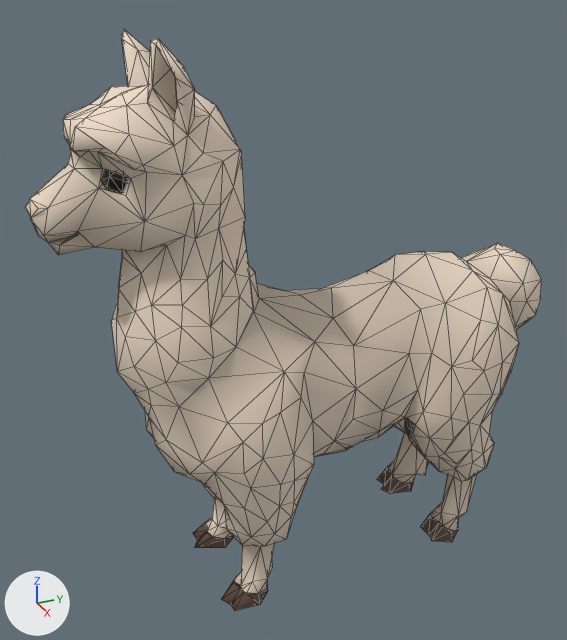
The glTF model assets/models/animal_part/llama/HOOFBEAT_Llama_Ranch.glb, before and after one commit.
The view is the same before and after, from a 50 mm camera at (3.34, -1.76, 3.16) aimed at (-0.08, -0.22, 1.45). Arrows for +X, +Y and +Z are at lower left; the lights stay in place. The first picture is the older version. Mesh edges are drawn as thin lines. Vertices at exactly the same position are counted once.

Before the edit, the objects in view are built like this:
```python
mat_llama_wool = bpy.data.materials.new('Llama_Wool')
mat_llama_wool.use_nodes = True; mat_llama_wool.node_tree.nodes.clear()
_N = mat_llama_wool.node_tree.nodes; _L = mat_llama_wool.node_tree.links
n0 = _N.new('ShaderNodeBsdfPrincipled'); n0.name = 'Principled BSDF'
n0.inputs[2].default_value = 0.8  # 'Roughness'
n1 = _N.new('ShaderNodeOutputMaterial'); n1.name = 'Material Output'
n2 = _N.new('ShaderNodeMix'); n2.name = 'Mix'
n2.data_type = 'RGBA'
n2.blend_type = 'MULTIPLY'
n2.inputs[0].default_value = 1.0  # 'Factor'
n2.inputs[7].default_value = (0.88, 0.738, 0.597, 1.0)  # 'B', pale yellow #f1dfcb
n3 = _N.new('ShaderNodeVertexColor'); n3.name = 'Color Attribute'
_L.new(n0.outputs[0], n1.inputs[0])  # 'BSDF' to 'Surface'
_L.new(n2.outputs[2], n0.inputs[0])  # 'Result' to 'Base Color'
_L.new(n3.outputs[0], n2.inputs[6])  # 'Color' to 'A'
me_llamabody = bpy.data.meshes.new('LlamaBody')
me_llamabody.from_pydata(...)  # 650 vertices, 1250 faces; spans x -0.54..0.54, y -1.43..1.35, z 0.03..2.89
me_llamabody.materials.append(mat_llama_wool)
me_llamahooves = bpy.data.meshes.new('LlamaHooves')
me_llamahooves.from_pydata(...)  # 69 vertices, 90 faces; spans x -0.36..0.37, y -0.73..0.79, z 0.0..0.12
me_llamahooves.materials.append(mat_llama_hoof)
ob_llamabody = bpy.data.objects.new('LlamaBody', me_llamabody)
ob_llamabody.location = (0.0, 0.0, 0.0)
ob_llamahooves = bpy.data.objects.new('LlamaHooves', me_llamahooves)
ob_llamahooves.location = (0.0, 0.0, 0.0)
```
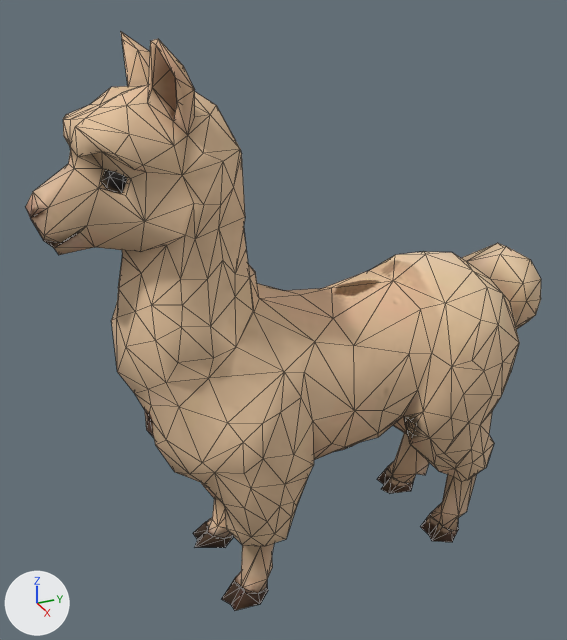
Pixel boxes [x1, y1, x2, y2] of what changed, in the pictures (567 x 640 px; the box of a moved part takes in the faces that stretch with it):
```json
{"object": "LlamaBody", "change": "surface changed, reshaped", "before": [26, 29, 541, 594], "after": [26, 32, 541, 594]}
{"object": "LlamaHooves", "change": "surface changed, recoloured", "before": [193, 468, 459, 610], "after": [193, 468, 459, 610]}
{"part": 1, "of": "me_llamabody", "change": "moved or reshaped", "before": [26, 29, 535, 594], "after": [26, 32, 535, 594]}
{"part": 2, "of": "me_llamabody", "change": "recoloured", "before": [119, 251, 487, 474], "after": [119, 251, 487, 474]}
```

Scene script edits in JSON lines:
```json
{"op": "add", "block": "img_skin", "code": ["img_skin = load_image('skin', '_unpacked/skin', 512, 512, 'sRGB')"]}
{"block": "mat_llama_wool", "where": "n2 = _N.new('ShaderNodeMix'); n2.name = 'Mix'"}
{"op": "remove", "block": "mat_llama_wool", "code": "n2.inputs[7].default_value = (0.88, 0.738, 0.597, 1.0)  # 'B', pale yellow #f1dfcb"}
{"op": "add", "block": "mat_llama_wool", "code": "n4 = _N.new('ShaderNodeTexImage'); n4.name = 'Image Texture'"}
{"op": "add", "block": "mat_llama_wool", "code": "n4.image = img_skin"}
{"block": "mat_llama_wool", "where": "n3 = _N.new('ShaderNodeVertexColor'); n3.name = 'Color Attribute'"}
{"op": "remove", "block": "mat_llama_wool", "code": "_L.new(n3.outputs[0], n2.inputs[6])  # 'Color' to 'A'"}
{"op": "add", "block": "mat_llama_wool", "code": "_L.new(n3.outputs[0], n2.inputs[7])  # 'Color' to 'B'"}
{"op": "add", "block": "mat_llama_wool", "code": "_L.new(n4.outputs[0], n2.inputs[6])  # 'Color' to 'A'"}
{"block": "me_llamabody", "where": "# used by ob_llamabody; location = (0.0, 0.0, 0.0)"}
{"op": "remove", "block": "me_llamabody", "code": "me_llamabody.from_pydata(...)  # 650 vertices, 1250 faces; spans x -0.54..0.54, y -1.43..1.35, z 0.03..2.89"}
{"op": "add", "block": "me_llamabody", "code": "me_llamabody.from_pydata(...)  # 635 vertices, 1249 faces; spans x -0.54..0.54, y -1.43..1.35, z 0.03..2.89"}
{"block": "me_llamabody", "change": "me_llamabody part 1"}
{"block": "me_llamabody", "change": "71 vertices are removed from x -0.5..0.53, y -1.41..1.23, z 0.09..2.89"}
{"block": "me_llamabody", "change": "290 faces are deleted"}
{"block": "me_llamabody", "change": "1 vertex moves from x -0.1, y -1.32, z 2.08 to x -0.05, y -1.36, z 2.06"}
{"block": "me_llamabody", "change": "56 vertices are added at x -0.5..0.51, y -1.39..1.22, z 0.1..2.88"}
{"block": "me_llamabody", "change": "289 new faces join them"}
{"block": "me_llamabody", "change": "me_llamabody part 2: 219 kept faces spanning x -0.52..0.54, y -1.12..0.81, z 0.4..1.84 get new vertex colours"}
{"block": "me_llamahooves", "where": "me_llamahooves.from_pydata(...)  # 69 vertices, 90 faces; spans x -0.36..0.37, y -0.73..0.79, z 0.0..0.12"}
{"op": "remove", "block": "me_llamahooves", "code": "me_llamahooves.materials.append(mat_llama_hoof)"}
{"op": "add", "block": "me_llamahooves", "code": "me_llamahooves.materials.append(mat_llama_wool)"}
```
